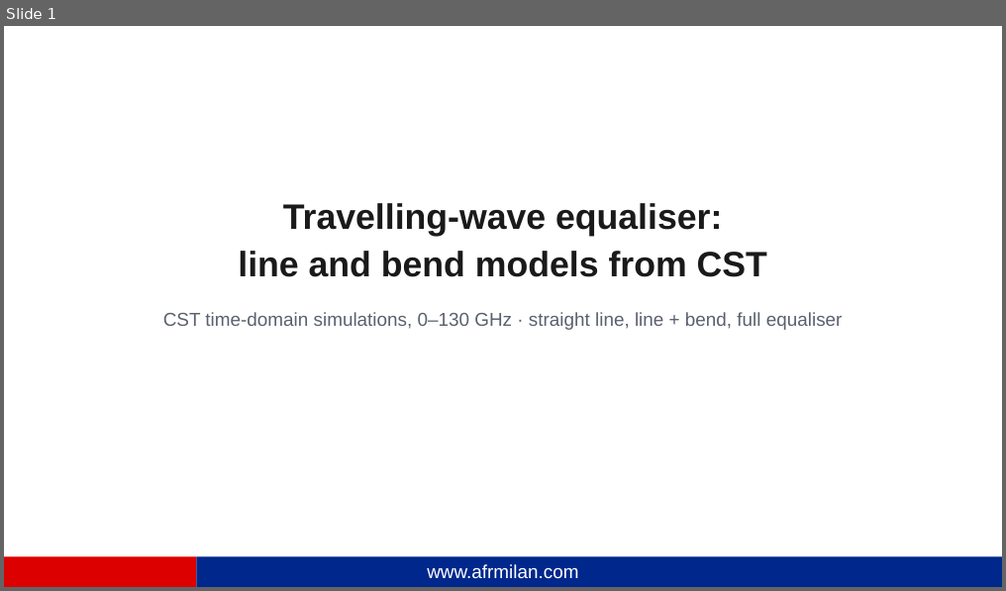
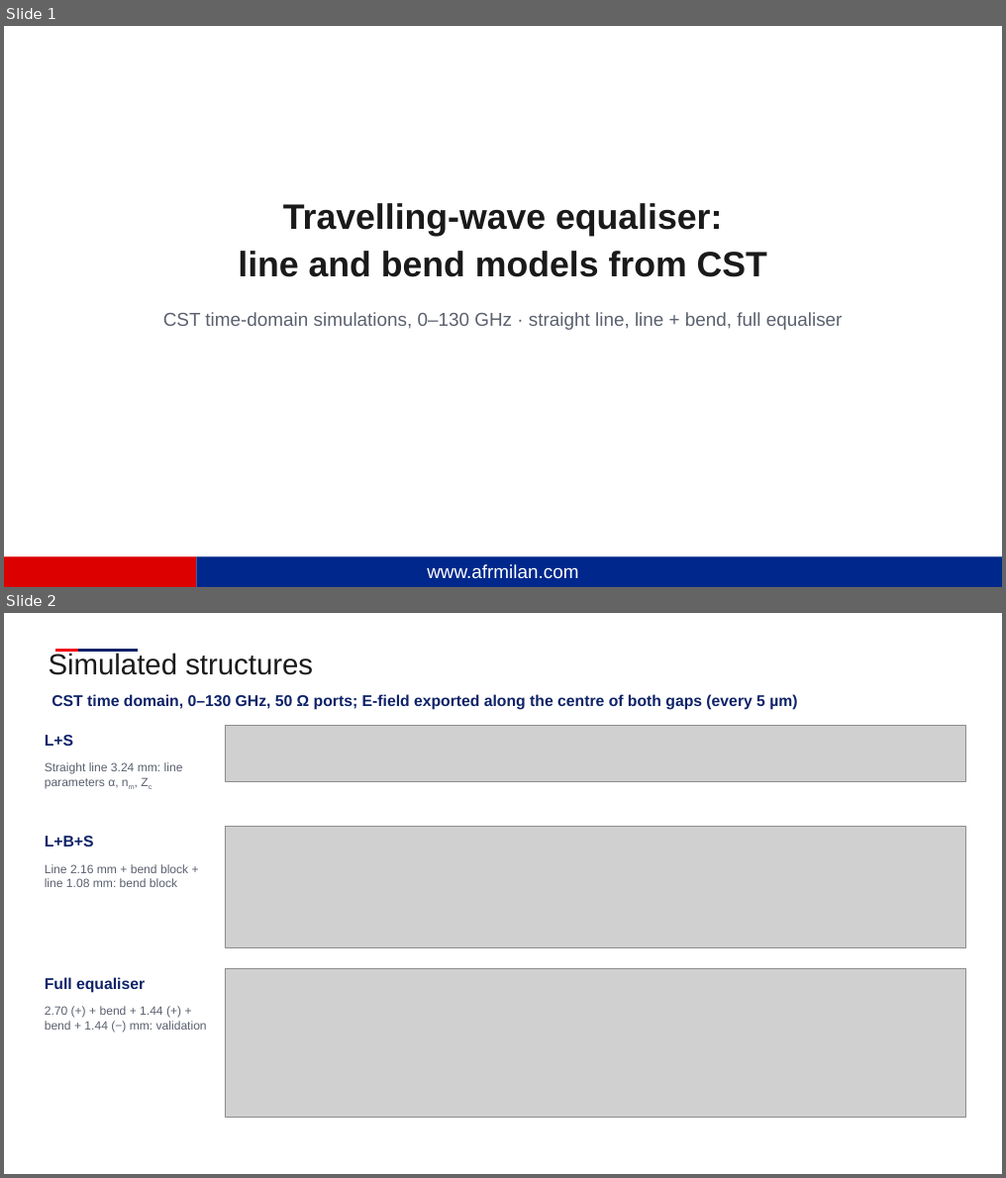
Before and after one commit to andreimuresian/claude, a slide deck: docs/cst/Equalization/Equalisation.pptx. Shown one above the other, each under a label of ours: slide 1 before the commit, slides 1 and 2 after it. The pictures are 1006x591 and 1006x1178 pixels, drawn with LibreOffice and Linux fonts; fonts in the diff are those of the drawing; grey boxes stand for pictures; background and template pictures are left out. Boxes give left, top, right and bottom in pixels: in the first picture for what was removed or moved away, otherwise in the second. Text is boxed around its words. In the diff, an @@ line names an element or a change of style, - is before the commit and + after.

```diff
--- a/docs/cst/Equalization/Equalisation.pptx
+++ b/docs/cst/Equalization/Equalisation.pptx
@@ slide 2 added at bbox=[4, 613, 1002, 1174], background #FFFFFF @@
@@ text added at bbox=[49, 653, 313, 675], 28 pt, text #1A1A1A @@
+Simulated structures
@@ line added from (55, 651) to (80, 651), #F20013 2 pt @@
@@ line added from (78, 651) to (138, 651), #0E2268 2 pt @@
@@ text added at bbox=[52, 694, 797, 710], 15 pt, text #0E2268, bold @@
+CST time domain, 0–130 GHz, 50 Ω ports; E-field exported along the centre of both gaps (every 5 µm)
@@ picture added at bbox=[225, 725, 966, 782] @@
@@ text added at bbox=[45, 735, 73, 746], 15 pt, text #0E2268, bold @@
+L+S
@@ text added at bbox=[45, 762, 183, 789], 11.5 pt, text #5A606E @@
+Straight line 3.24 mm: line parameters α, nm, Zc
@@ text added at bbox=[45, 836, 94, 847], 15 pt, text #0E2268, bold @@
+L+B+S
@@ picture added at bbox=[225, 827, 966, 949] @@
@@ text added at bbox=[45, 864, 188, 887], 11.5 pt, text #5A606E @@
+Line 2.16 mm + bend block + line 1.08 mm: bend block
@@ picture added at bbox=[225, 968, 966, 1118] @@
@@ text added at bbox=[45, 977, 145, 993], 15 pt, text #0E2268, bold @@
+Full equaliser
@@ text added at bbox=[45, 1006, 207, 1030], 11.5 pt, text #5A606E @@
+2.70 (+) + bend + 1.44 (+) + bend + 1.44 (−) mm: validation
```
Also in this commit, not shown: 1 slide changed, 3 other slides added, 2 slides removed, 22 other files.
